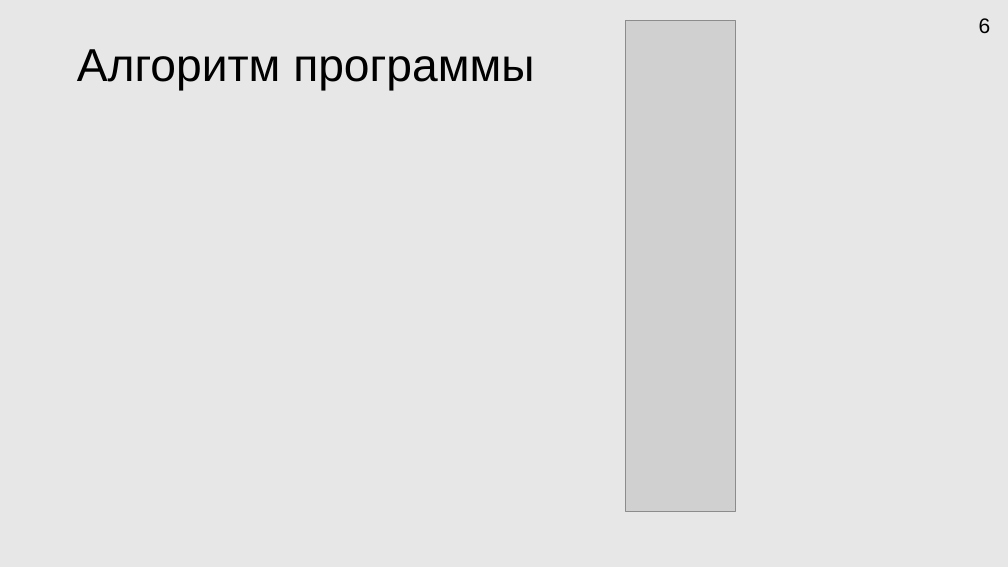
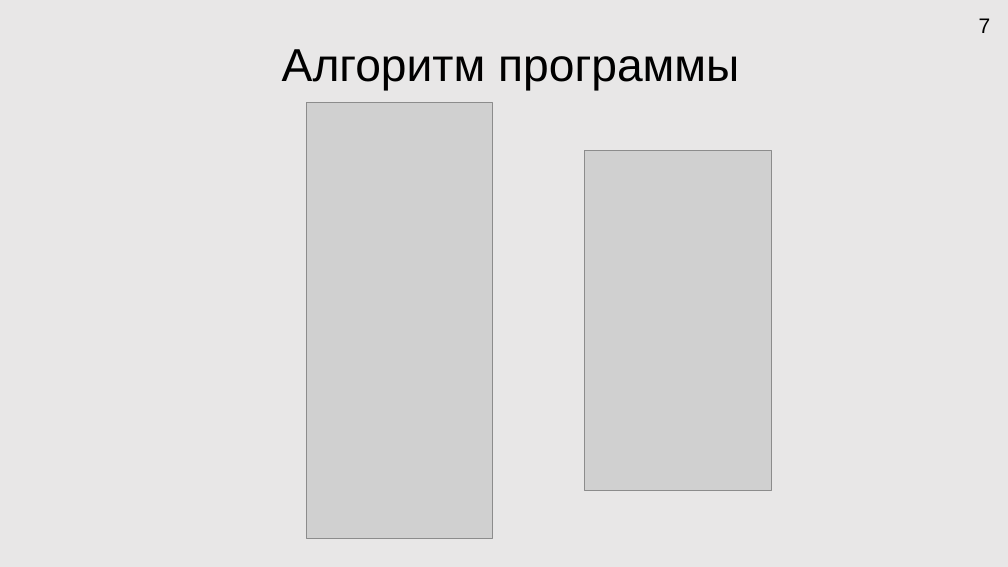
Before and after one commit to HORNetpy/testgitrepo, a slide deck: slide 7 of Docs/Мои документы/Презентация Microsoft PowerPoint.pptx (slide 6 before the commit). Drawn at 1008x567 pixels with LibreOffice and Linux fonts; fonts in the diff are those of the drawing; grey boxes stand for pictures. Boxes give left, top, right and bottom in pixels: in the first picture for what was removed or moved away, otherwise in the second. Text is boxed around its words. In the diff, an @@ line names an element or a change of style, - is before the commit and + after.

```diff
--- a/Docs/Мои документы/Презентация Microsoft PowerPoint.pptx
+++ b/Docs/Мои документы/Презентация Microsoft PowerPoint.pptx
@@ picture removed at box(625, 20, 735, 511) @@
@@ page number at box(979, 18, 991, 33): text changed @@
-6
+7
@@ title "Алгоритм программы" at box(282, 49, 739, 90): alignment left to centre @@
@@ picture added at box(306, 102, 492, 538) @@
@@ picture added at box(585, 150, 771, 490) @@
```
Also in this commit, not shown: 8 other slides changed, 6 slides added, 1 slide removed, 4 other files.
